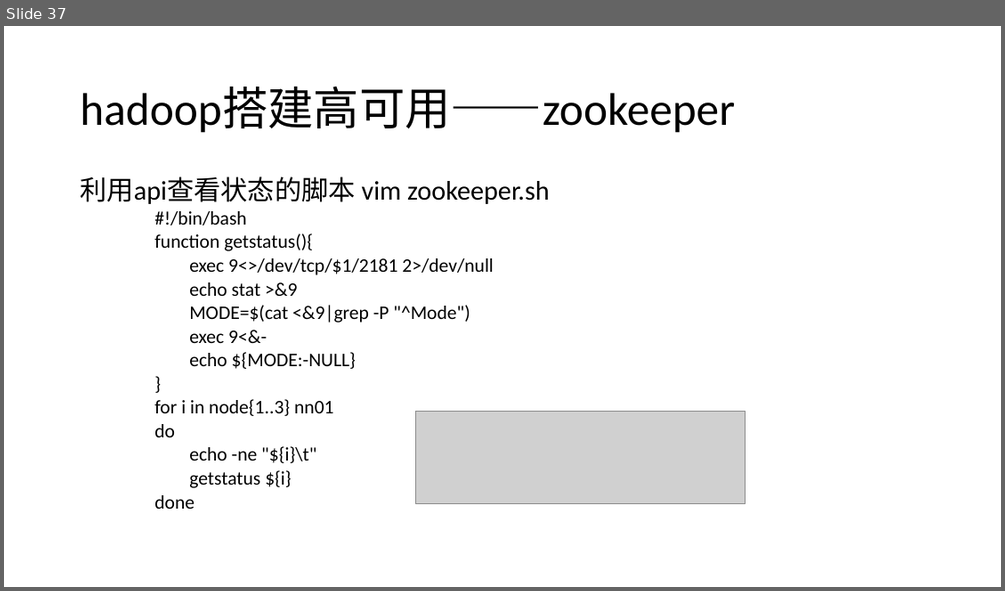
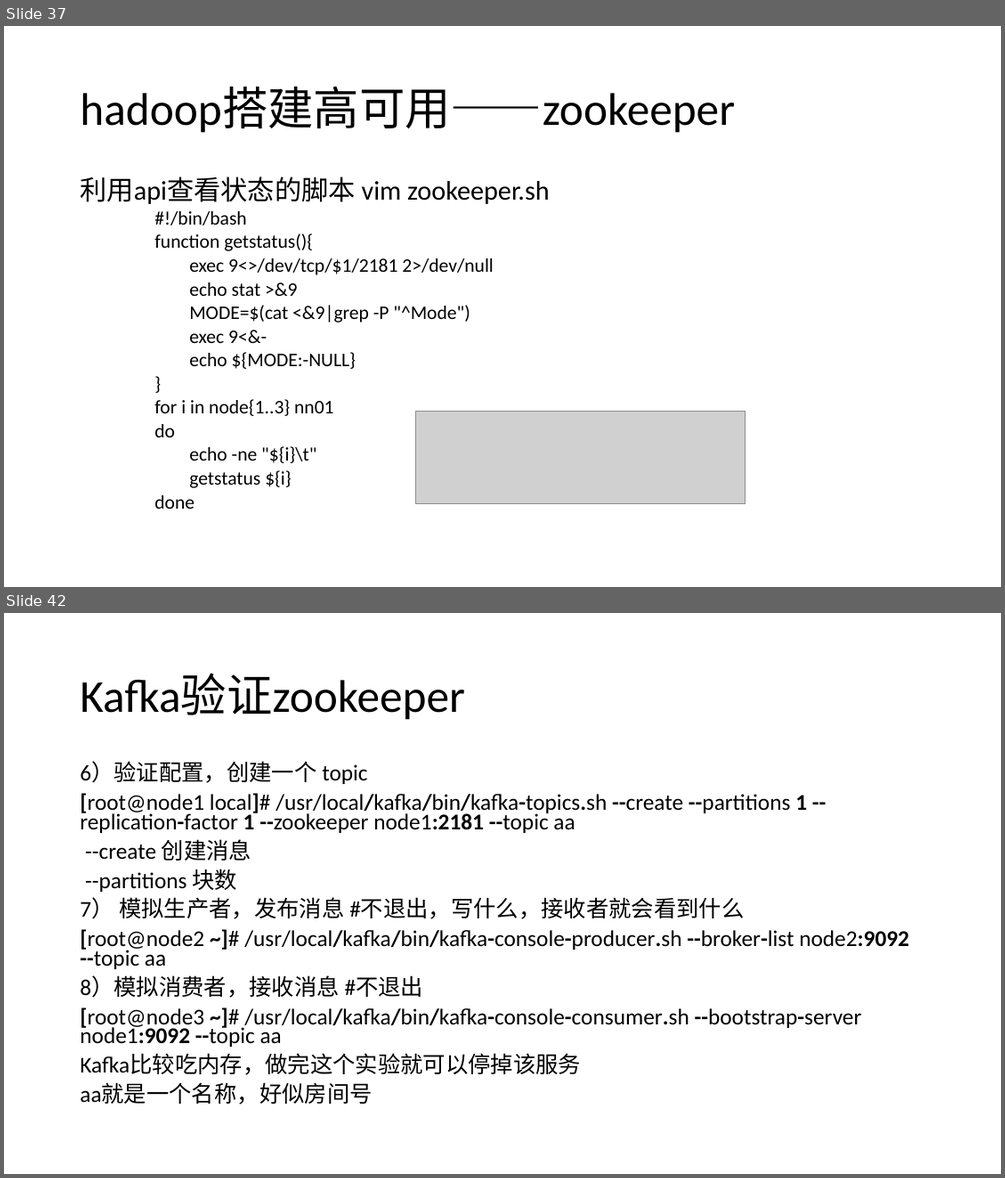
Before and after one commit to MX-Steve/nsd01, a slide deck: bixiejianpu/hadoop/bigData.pptx. Shown one above the other, each under a label of ours: slide 37 before the commit, slides 37 and 42 after it; the slides between them are not shown. The pictures are 1005x591 and 1005x1178 pixels, drawn with LibreOffice and Linux fonts; fonts in the diff are those of the drawing; grey boxes stand for pictures. Boxes give left, top, right and bottom in pixels: in the first picture for what was removed or moved away, otherwise in the second. Text is boxed around its words. In the diff, an @@ line names an element or a change of style, - is before the commit and + after.

```diff
--- a/bixiejianpu/hadoop/bigData.pptx
+++ b/bixiejianpu/hadoop/bigData.pptx
@@ slide 42 added at <box>4,613,1001,1174</box>, background #FFFFFF @@
@@ title added at <box>80,674,465,720</box>, 44 pt, text #000000 @@
+Kafka验证zookeeper
@@ text added at <box>80,763,909,1104</box>, 21.7 pt, text #000000 @@
+6）验证配置，创建一个 topic
+[root@node1 local]# /usr/local/kafka/bin/kafka-topics.sh --create --partitions 1 --replication-factor 1 --zookeeper node1:2181 --topic aa
+--create 创建消息
+--partitions 块数
+7） 模拟生产者，发布消息 #不退出，写什么，接收者就会看到什么
+[root@node2 ~]# /usr/local/kafka/bin/kafka-console-producer.sh --broker-list node2:9092 --topic aa
+8）模拟消费者，接收消息 #不退出
+[root@node3 ~]# /usr/local/kafka/bin/kafka-console-consumer.sh --bootstrap-server node1:9092 --topic aa
+Kafka比较吃内存，做完这个实验就可以停掉该服务
+aa就是一个名称，好似房间号
```
Also in this commit, not shown: 1 slide changed, 14 other slides added, 6 other files.
